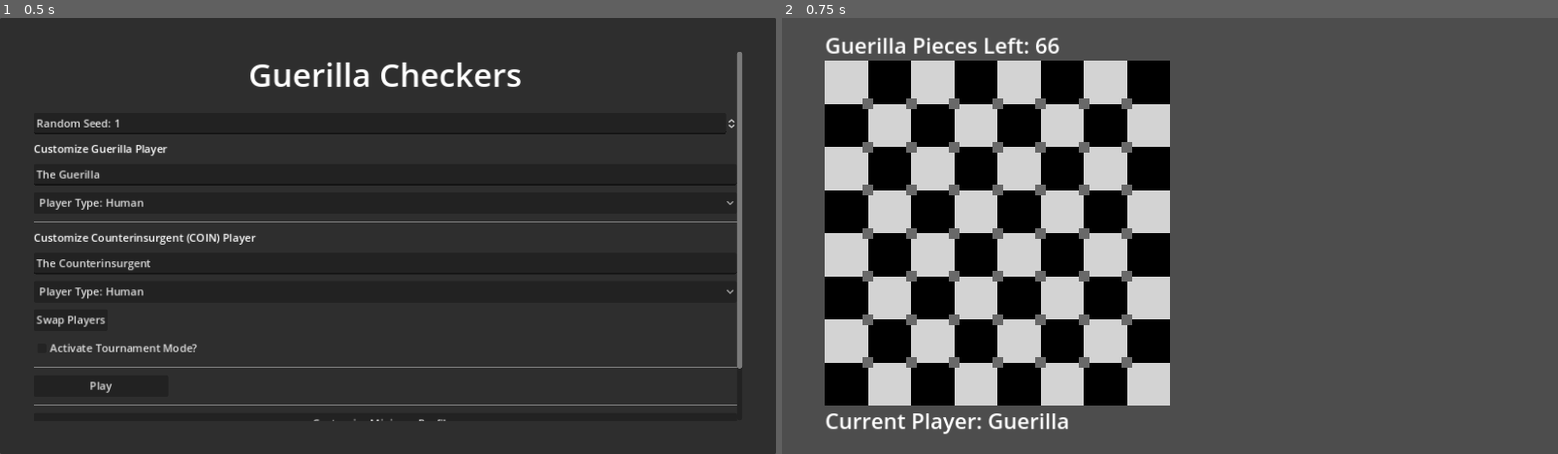
Above: before the commit, frames 1-2 (left to right).
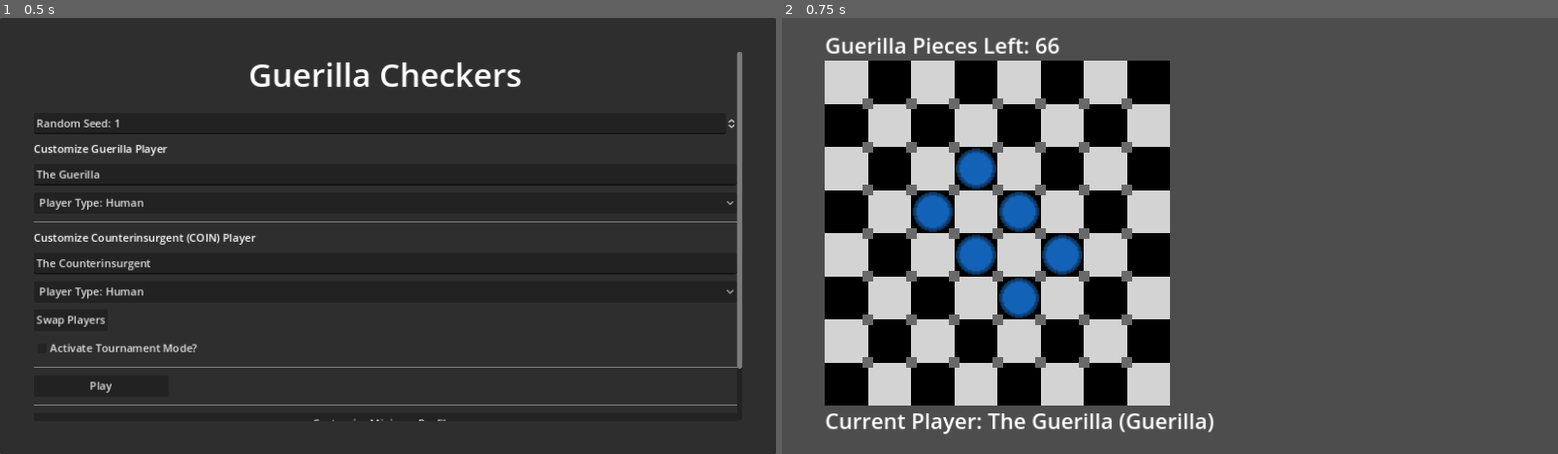
Above: after the commit, the same moments.

Repository: TikhonMcGill/guerilla-checkers
Game: Godot game, scene res://assets/scenes/menus/main_menu/main_menu.tscn
The game is run twice, just before and just after one commit, with the same random seed, the same clock (stepped at 60 frames per second) and the same inputs.
Inputs:
- Up to frame 1 (0.5 s): no input
- Up to frame 2 (0.75 s): click "Play" at 0.5 s

Frame 1 is identical in both runs. In frame 2, 2.9% of the frame differs, in the area x 16-56%, y 29-96%.
Error before the commit: Parse Error: Too few arguments for "new()" call. Expected at least 2 but received 1. (res://assets/scenes/player/human_player/human_player.gd:78)
Error after the commit: Invalid call. Nonexistent function 'get_placeable_corners' in base 'Resource (GameState)'. (res://assets/scenes/player/human_player/human_player.gd:43)

Commit message:
Implement Settable Faction Languages

Diff:
--- a/assets/objects/game_state.gd
+++ b/assets/objects/game_state.gd
@@ -8,8 +8,8 @@
 ##Note - the term "COIN" and "Counterinsurgent" is used interchangeably, and means the
 ##Player that is playing using Checkers.
 
-##Emitted when the Guerilla Places a piece - used for animation
-signal guerilla_piece_placed(corner : int)
+##Emitted when the Guerilla Places their pieces - used for animation
+signal guerilla_pieces_placed(corner_1 : int,corner_2 : int)
 
 ##Emitted when the COIN Player moves a piece - used for animation
 signal coin_checker_moved(cell_from : int,cell_to : int)
@@ -28,9 +28,8 @@
 
 ##The State of the Game - used for determining possible moves in [code]get_possible_moves()[/code]
 enum STATE{
-	FIRST_TURN, ##It is the first Turn, and the Guerilla can place their first piece in ANY corner
-	FIRST_GUERILLA_PIECE, ##The Guerilla places their first piece - it has to be in a corner adjacent to one where a Guerilla Piece was already placed
-	SECOND_GUERILLA_PIECE, ##The Guerilla places their second piece - it has to be in a corner adjacent to the first piece placed
+	FIRST_GUERILLA_TURN, ##It is the first Turn, and the Guerilla can place their first piece in ANY corner
+	SUBSEQUENT_GUERILLA_TURN, ##The Guerilla places their first piece - it has to be in a corner adjacent to one where a Guerilla Piece was already placed
 	COIN_TURN, ##It is the COIN Player's turn (entered after SECOND_GUERILLA_PIECE)
 	COIN_TOOK_PIECE, ##This State is entered when the COIN Player takes a Guerilla's Piece, and is only left when there are no more Pieces to Place
 	GUERILLA_VICTORY, ##The Guerilla is victorious - no more COIN Checkers remain
@@ -209,7 +208,7 @@
 #endregion
 
 ##The current game state - initially, the First Turn
-@export var game_state : STATE = STATE.FIRST_TURN : set = _set_state
+@export var game_state : STATE = STATE.FIRST_GUERILLA_TURN : set = _set_state
 
 ##The number of pieces the Guerilla has left to place - initially, 66
 @export var guerilla_pieces_left : int = 66
@@ -266,35 +265,33 @@
 
 	return -1
 
-##Get the Possible Corners into which the Guerilla Player can place their pieces
-func get_placeable_corners():
-	#If it's the first turn, the Guerilla can place their piece anywhere, so return all corners
-	if game_state == STATE.FIRST_TURN:
-		return CORNERS
-	#If it's not the Guerilla's First Turn, they can place their first piece in any corner orthogonally-adjacent to
-	#an existing piece, so we must go through all pieces and get empty adjacent corners, ensuring no duplicates
-	elif game_state == STATE.FIRST_GUERILLA_PIECE:
-		var result : Array[int] = []
+##Get Possible Pairs of Corners into which the Guerilla Player can place their pieces
+func get_possible_corner_pairs() -> Array:
+	var pairs = []
+
+	var first_corners : Array = []
+	if game_state == STATE.FIRST_GUERILLA_TURN:
+		first_corners = CORNERS
+	elif game_state == STATE.SUBSEQUENT_GUERILLA_TURN:
 		for occupied_corner in guerilla_piece_positions:
 			var occupied_corner_neighbors = get_adjacent_corners(occupied_corner)
 			for neighbor in occupied_corner_neighbors:
-				if is_corner_occupied(neighbor) == false and result.has(neighbor) == false:
-					result.append(neighbor)
-
-		return result
-	#When the Guerilla places their second piece, it must be adjacent to the one initially-placed
-	elif game_state == STATE.SECOND_GUERILLA_PIECE:
-		var result : Array[int] = []
-		var first_piece_neighbors = get_adjacent_corners(first_placed_piece_corner)
-		for neighbor in first_piece_neighbors:
-			if is_corner_occupied(neighbor) == false:
-				result.append(neighbor)
-
-		return result
-
-	#In any other Game State, it's not the Guerilla's Turn (or they have won/lost),
-	#so they can't place any pieces, so return empty array
-	return []
+				if is_corner_occupied(neighbor) == false and first_corners.has(neighbor) == false:
+					first_corners.append(neighbor)
+	else:
+		return []
+
+	var second_corners : Array[int] = []
+	for corner in first_corners:
+		var draw = true
+		for n in get_adjacent_corners(corner):
+			if is_corner_occupied(n) == false:
+				draw = false
+				pairs.append([corner,n])
+		if draw == true:
+			pairs.append([corner,-1]) #If no free adjacent corners after first placement, then this is a draw corner
+
+	return pairs
 
 ##Get the Possible Cells into which the COIN Player can move their Checker
 func get_moveable_cells(from_cell : int):
@@ -341,7 +338,7 @@
 
 ##Get the Current player (i.e. the one whose turn it is)
 func get_current_player() -> PLAYER:
-	if game_state == STATE.FIRST_TURN or game_state == STATE.FIRST_GUERILLA_PIECE or game_state == STATE.SECOND_GUERILLA_PIECE:
+	if game_state == STATE.FIRST_GUERILLA_TURN or game_state == STATE.SUBSEQUENT_GUERILLA_TURN:
 		return PLAYER.GUERILLA
 	elif game_state == STATE.COIN_TURN or game_state == STATE.COIN_TOOK_PIECE:
 		return PLAYER.COIN
@@ -395,19 +392,18 @@
 
 ##A Method to place a Guerilla Piece, updating the Game State accordingly
 func place_guerilla_piece(corner : int) -> void:
-	var placeable_corners = get_placeable_corners()
-
-	assert(corner >= 0 and corner <= 48,"Corner to place into must be between 0 and 48")
-	assert(corner in placeable_corners,"Corner to place into must be valid")
+	assert((corner >= 0 or corner == -1) and corner <= 48,"Corner to place into must be between 0 and 48")
+
+	#If the corner to be placed in is -1, that's the Draw Corner, so we're drawed
+	if corner == -1:
+		game_state = STATE.DRAW
+		return
 
 	#Decrement number of pieces left by 1, since a Piece was placed
 	guerilla_pieces_left -= 1
 
 	#Place the Piece in the corner
 	guerilla_piece_positions.append(corner)
-
-	#Emit the signal that the piece was placed
-	guerilla_piece_placed.emit(corner)
 
 	#Check if any COIN Checkers were captured after the Guerilla Placed their piece
 	check_coin_checker_capture()
@@ -417,19 +413,12 @@
 	#If the Guerilla is victorious (i.e. no more COIN Pieces remain), switch to the Guerilla Victory Game State
 	if is_guerilla_victorious() == true:
 		game_state = STATE.GUERILLA_VICTORY
-	#If the Guerilla has placed the first piece (be it in the first turn or otherwise), switch to the Second Piece State
-	#Also, set the first piece placed variable, since we need to know to which first piece the second piece must be
-	#adjacent
-	elif game_state == STATE.FIRST_TURN or game_state == STATE.FIRST_GUERILLA_PIECE:
-		game_state = STATE.SECOND_GUERILLA_PIECE
-		first_placed_piece_corner = corner
-	elif game_state == STATE.SECOND_GUERILLA_PIECE:
-		#If the Guerilla still has more pieces to place, it is now the COIN's Turn
-		if guerilla_pieces_left > 0:
-			game_state = STATE.COIN_TURN
-		#If the Guerilla has no more pieces to place, per the rules, the COIN is victorious
-		else:
-			game_state = STATE.COIN_VICTORY
+
+	if guerilla_pieces_left > 0:
+		game_state = STATE.COIN_TURN
+	#If the Guerilla has no more pieces to place, per the rules, the COIN is victorious
+	else:
+		game_state = STATE.COIN_VICTORY
 
 ##A Method to move a COIN Checker, updating the Game State accordingly
 func move_coin_checker(from_cell : int,to_cell : int) -> void:
@@ -464,7 +453,7 @@
 		game_state = STATE.COIN_VICTORY
 	#If the COIN Player moved their Checker without taking anything, it becomes the Guerilla's Turn
 	elif game_state == STATE.COIN_TURN:
-		game_state = STATE.FIRST_GUERILLA_PIECE
+		game_state = STATE.SUBSEQUENT_GUERILLA_TURN
 	elif game_state == STATE.COIN_TOOK_PIECE:
 		#Get the Possible Cells the COIN could move to after it moved to the position
 		#(since the State is "Coin Took Piece", these are the Cells which have a Guerilla Piece between them
@@ -474,7 +463,7 @@
 		#If there are no movable positions (i.e. the COIN Player can take no more Guerilla Pieces), it's now
 		#the Guerilla's Turn
 		if len(movable_positions) == 0:
-			game_state = STATE.FIRST_GUERILLA_PIECE
+			game_state = STATE.SUBSEQUENT_GUERILLA_TURN
 		else:
 			#If there ARE movable positions (i.e. the COIN Player can take more pieces), it's still the COIN Player's
 			#turn, since, per the rules of Guerilla Checkers, while taking the first piece is optional, if the COIN
@@ -488,15 +477,10 @@
 	var moves : Array[Move] = []
 
 	if current_player == PLAYER.GUERILLA:
-		var placeable_corners = get_placeable_corners()
-		for p in placeable_corners:
-			moves.append(GuerillaPiecePlacementMove.new(p))
-
-		#If it's the Second Piece of the Guerilla to place, and they have no pieces
-		#to place in, then it's a draw
-		if len(moves) == 0 and game_state == STATE.SECOND_GUERILLA_PIECE:
-			game_state = STATE.DRAW
-
+		var placeable_pairs = get_possible_corner_pairs()
+
+		for p in placeable_pairs:
+			moves.append(GuerillaPiecePlacementMove.new(p[0],p[1]))
 	elif current_player == PLAYER.COIN:
 		if game_state == STATE.COIN_TURN:
 			for checker in coin_checker_positions:
@@ -513,7 +497,9 @@
 ##Method to take a specific move, given by the Move class
 func take_move(move : Move) -> void:
 	if move is GuerillaPiecePlacementMove:
-		place_guerilla_piece(move.corner)
+		place_guerilla_piece(move.first_corner)
+		place_guerilla_piece(move.second_corner)
+		guerilla_pieces_placed.emit(move.first_corner,move.second_corner)
 	elif move is COINCheckerMovementMove:
 		move_coin_checker(move.cell_from,move.cell_to)
 
--- a/assets/scenes/game_scene/game_board/game_board.gd
+++ b/assets/scenes/game_scene/game_board/game_board.gd
@@ -252,13 +252,17 @@
 func get_graphical_corner(corner : int) -> Corner:
 	return corners.get_child(corner)
 
-func _on_game_state_guerilla_piece_placed(corner : int):
-	var new_piece := _create_guerilla_piece(corner,false)
-	new_piece.modulate = corner_color.inverted().lightened(0.2)
+func _on_game_state_guerilla_pieces_placed(corner_1 : int,corner_2 : int):
+	var first_piece := _create_guerilla_piece(corner_1,false)
+	first_piece.modulate = corner_color.inverted().lightened(0.2)
+	var second_piece := _create_guerilla_piece(corner_2,false)
+	second_piece.modulate = corner_color.inverted().lightened(0.2)
 	var tween := get_tree().create_tween()
 
-	tween.tween_property(new_piece,"modulate:a",1.0,0.1)
-	tween.tween_property(new_piece,"modulate",guerilla_piece_color,0.4)
+	tween.tween_property(first_piece,"modulate:a",1.0,0.1)
+	tween.tween_property(first_piece,"modulate",guerilla_piece_color,0.4)
+	tween.tween_property(second_piece,"modulate:a",1.0,0.1)
+	tween.tween_property(second_piece,"modulate",guerilla_piece_color,0.4)
 
 	await tween.finished
 	animation_complete.emit()
--- a/assets/scenes/game_scene/game_scene.gd
+++ b/assets/scenes/game_scene/game_scene.gd
@@ -99,7 +99,7 @@
 		game_board.represent_game_state(game_state)
 		var board_rect := game_board.get_board_rect()
 		current_game_label.position = Vector2(board_rect.end.x,board_rect.position.y)
-		game_state.guerilla_piece_placed.connect(game_board._on_game_state_guerilla_piece_placed)
+		game_state.guerilla_pieces_placed.connect(game_board._on_game_state_guerilla_pieces_placed)
 		game_state.coin_checker_moved.connect(game_board._on_game_state_coin_checker_moved)
 		game_state.guerilla_piece_captured.connect(game_board._on_game_state_guerilla_piece_captured)
 		game_state.coin_checker_captured.connect(game_board._on_game_state_coin_checker_captured)
@@ -302,8 +302,6 @@
 	return null
 
 func simulate_move(move : Move) -> void:
-	move_timer.start()
-
 	game_state.take_move(move)
 	game_board.default_color_board()
 
--- a/assets/scenes/player/human_player/human_player.gd
+++ b/assets/scenes/player/human_player/human_player.gd
@@ -4,11 +4,12 @@
 
 var game_board : GameBoard
 
-var selected_corner : Corner = null
-
 var selected_tile : Tile = null
 
 var can_move = true
+
+var _first_corner_clicked = -1
+var _second_corner_clicked = -1
 
 func do_move() -> void:
 	can_move = true
@@ -36,6 +37,9 @@
 			setup_coin_graphics()
 
 func setup_guerilla_graphics():
+	_first_corner_clicked = -1
+	_second_corner_clicked = -1
+
 	var placeable_corners = game_state.get_placeable_corners()
 
 	for g in range(len(game_board.corners.get_children())):
@@ -70,14 +74,19 @@
 		game_board.tile_pressed.connect(_click_on_tile)
 
 func _click_on_corner(corner : Corner):
-	if is_my_turn() == true and can_move == true and corner != null and corner:
+	if is_my_turn() == true and can_move == true and corner:
 		var index = game_board.get_corner_index(corner)
 		if game_state.get_placeable_corners().has(index) == false:
 			return
 
-		var move = GuerillaPiecePlacementMove.new(index)
-		move_taken.emit(move)
-		can_move = false
+		if _first_corner_clicked == -1:
+			_first_corner_clicked = index
+			return
+		elif _second_corner_clicked == -1:
+			_second_corner_clicked = index
+			var move = GuerillaPiecePlacementMove.new(_first_corner_clicked,_second_corner_clicked)
+			move_taken.emit(move)
+			can_move = false
 
 func _click_on_tile(tile : Tile):
 	if is_my_turn() == false or tile == selected_tile or game_board.cells.has(tile) == false or can_move == false:
@@ -101,11 +110,3 @@
 		var move = COINCheckerMovementMove.new(selected_index,clicked_index)
 		move_taken.emit(move)
 		can_move = false
-
-func _select_corner(corner : Corner):
-	if corner.color == game_board.placeable_corner_color:
-		selected_corner = corner
-
-func _deselect_corner():
-	if selected_corner != null:
-		selected_corner = null
Not shown, changed: Implementation Plan.txt
Not shown, added: assets/scenes/player/human_player/hum2047.tmp
Not shown, added: assets/scenes/player/human_player/humAA95.tmp
Not shown, added: assets/scenes/player/human_player/humEFB0.tmp
